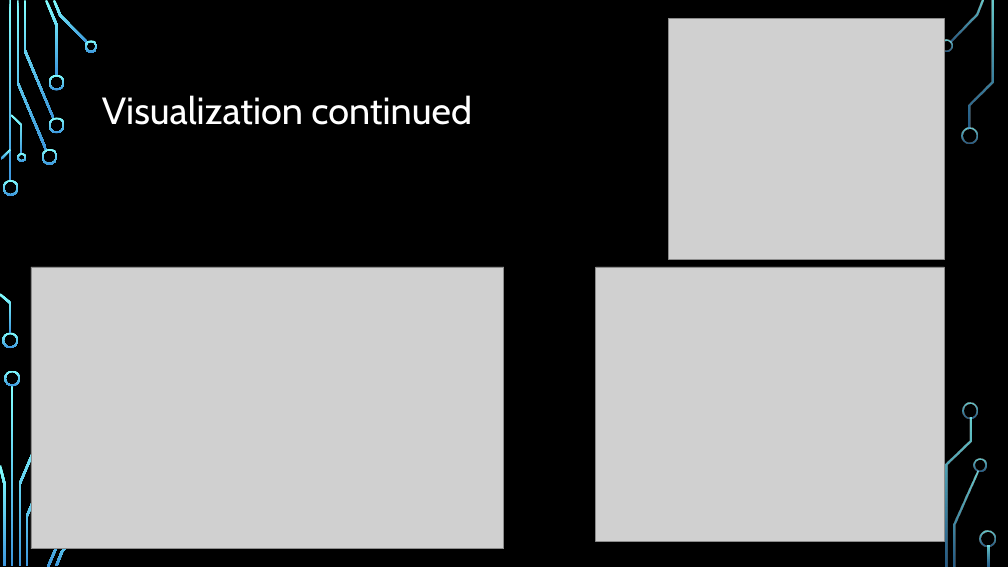
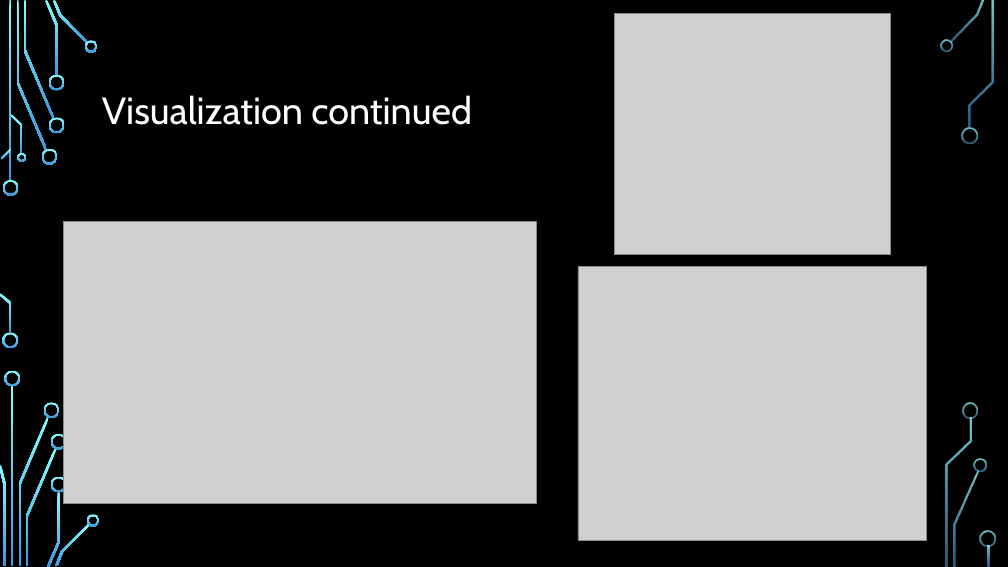
Before and after one commit to trcream/MachineLearningSeattleCrimeData, a slide deck: slide 6 of powerpoint/Seattle911MLPresentation.pptx. Drawn at 1008x567 pixels with LibreOffice and Linux fonts; fonts in the diff are those of the drawing; grey boxes stand for pictures; background and template pictures are left out. Boxes give left, top, right and bottom in pixels: in the first picture for what was removed or moved away, otherwise in the second. Text is boxed around its words. In the diff, an @@ line names an element or a change of style, - is before the commit and + after.

```diff
--- a/powerpoint/Seattle911MLPresentation.pptx
+++ b/powerpoint/Seattle911MLPresentation.pptx
@@ picture: place and size @@
-picture at box(668, 19, 944, 259)
+picture at box(614, 14, 890, 254)
@@ picture: place and size @@
-picture at box(31, 267, 504, 549)
+picture at box(64, 222, 537, 504)
@@ picture: place and size @@
-picture at box(596, 267, 944, 541)
+picture at box(578, 266, 926, 541)
@@ group added at box(44, 402, 100, 526): 4 freeform shapes @@
```
Also in this commit, not shown: 2 other slides changed, 3 other files.
